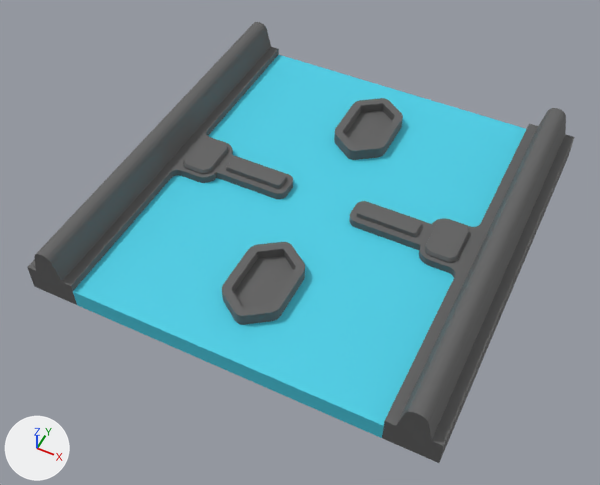
The FBX model NGJ_18/Assets/SU_Folder/Assets/Rail.fbx: old version first, new version second.
Both versions are drawn from a 50 mm camera at (0.6, -1.314, 1.493) aimed at (-0.009, -0.097, -0.028). The axes (+X, +Y, +Z) are drawn at lower left. The lights are the same throughout.

Names of what the first picture shows: 'Rail'.
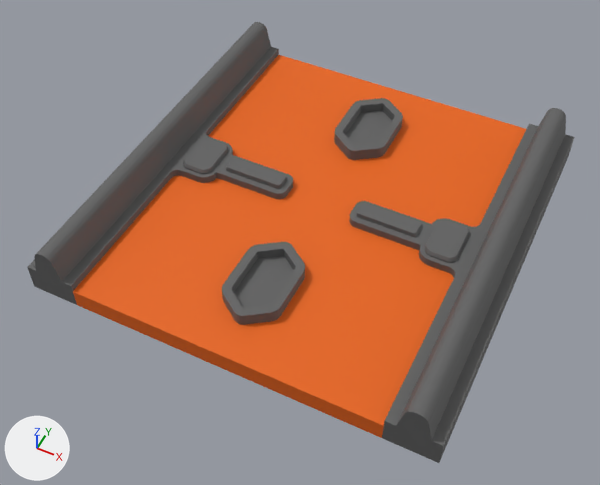
Pixel boxes (x1, y1, x2, y2) of what changed, in the pictures (600 x 485 px):
'Rail', recoloured (cyan to orange)
    both: (52, 50, 532, 439)

What changed in the scene script:
```text
Change mat_material_002:
    mat_material_002.base_color: (0.0649, 0.627, 0.8) -> (0.8, 0.125, 0.0)  # cyan #48cfe7 -> orange #e76300
```
